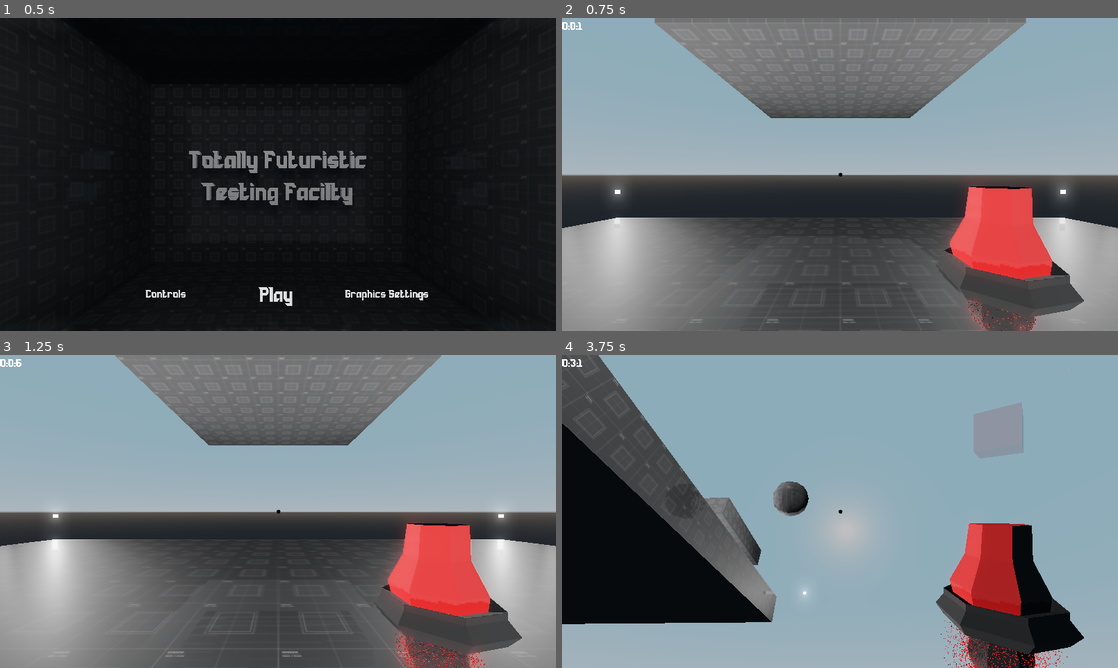
Above: before the commit, frames 1-4 (two rows, left to right).
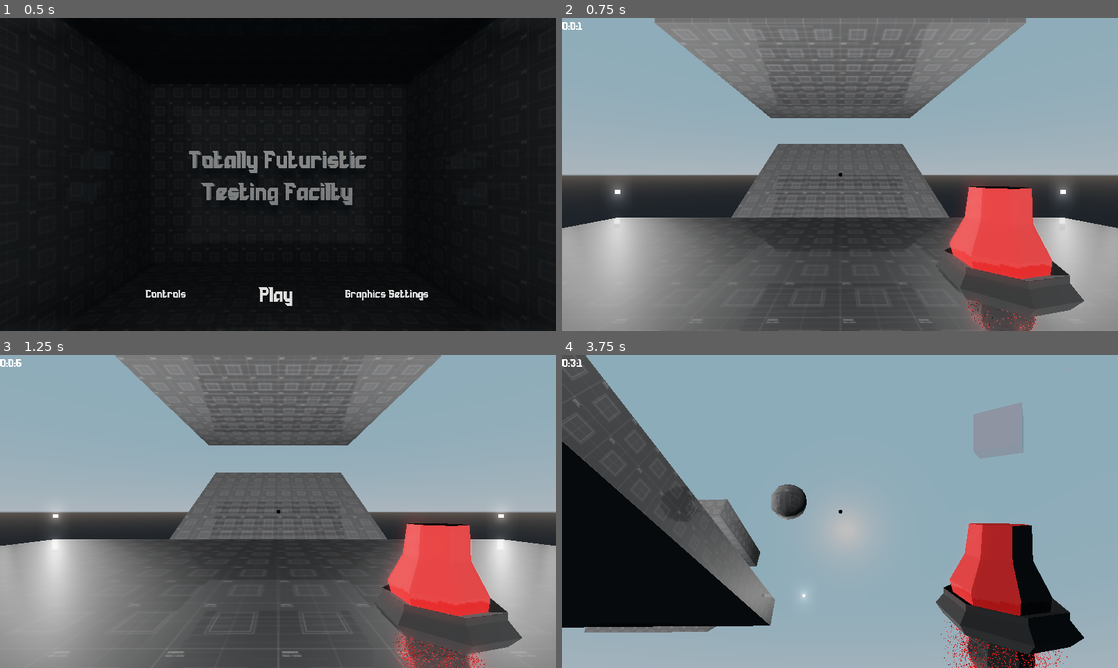
Above: after the commit, the same moments.

Repository: Benjols/Totally-Futuristic-Testing-Facility
Game: Godot game, scene res://Scenes/menus/Title Screen/Title Screen.tscn
Two runs of this game, one before a commit and one after it. Both use one fixed random seed, a clock stepped at 60 frames per second and the inputs below.
Inputs (mouse positions are in pixels of both pictures, inside the frame that each line leads up to):
- Up to frame 1 (0.5 s): no input
- Up to frame 2 (0.75 s): click "Play" at 0.5 s
- Up to frame 3 (1.25 s): no input
- Up to frame 4 (3.75 s): move the mouse to (867, 511) at 1.27 s; hold D (move_right) 1.28-2.03 s; click (867, 511) at 1.35 s; tap Space (jump) at 1.52, 2.27 s; tap 1 (wall) at 1.55, 2.1, 3.05 s; move the mouse to (812, 511) at 2.02 s; hold S (move_backward) 2.03-2.78 s; click (812, 511) at 2.3 s; move the mouse to (851, 505) at 2.77 s; hold D (move_right) from 2.78 s (still down); tap 2 (biggerWall) at 2.85 s; move the mouse to (834, 517) at 3.52 s; tap W (move_foward) at 3.6 s

Frame 1 is identical in both runs. In frame 2, 6.8% of the frame differs, in the area x 30-70%, y 40-64%; in frame 3, 6.2%; in frame 4, 3.9%.

Commit message:
Build on walls!
block now rotates when building on angled surfaces (not very accurate) and prevents the player to build while the block is overlapping with him, preventing any game breaking bugs

Diff:
--- a/Scenes/Levels/testLevel.tscn
+++ b/Scenes/Levels/testLevel.tscn
@@ -66,6 +66,12 @@
 depth = 10.0
 material = ExtResource( 1 )
 
+[node name="CSGBox6" type="CSGBox" parent="CSGCombiner"]
+transform = Transform( 1, 0, 0, 0, -0.866025, 0.5, 0, -0.5, -0.866025, 0, 2, -14 )
+width = 10.0
+depth = 10.0
+material = ExtResource( 1 )
+
 [node name="NewFPS" parent="." instance=ExtResource( 3 )]
 transform = Transform( 0.25, 0, 0, 0, 0.25, 0, 0, 0, 0.25, 0, 3, 0 )
 
--- a/Scenes/Player/NewFPS.tscn
+++ b/Scenes/Player/NewFPS.tscn
@@ -7,9 +7,9 @@
 [ext_resource path="res://Materials/kenney_prototypetextures/PNG/Dark/texture_12.png" type="Texture" id=6]
 [ext_resource path="res://Scenes/Player/hands/floater selector.tscn" type="PackedScene" id=8]
 
-[sub_resource type="CapsuleShape" id=1]
+[sub_resource type="CylinderShape" id=1]
 radius = 1.5
-height = 3.0
+height = 6.0
 
 [node name="NewFPS" type="KinematicBody" groups=[
 "Player",
@@ -112,8 +112,8 @@
 enabled = true
 cast_to = Vector3( 0, -1.5, 0 )
 
-[node name="CollisionShape" type="CollisionShape" parent="."]
-transform = Transform( 1, 0, 0, 0, -1.62921e-07, -1, 0, 1, -1.62921e-07, 0, 0, 0 )
+[node name="CollisionShape2" type="CollisionShape" parent="."]
+transform = Transform( 1, 0, 0, 0, 1, -1.1921e-07, 0, 1.1921e-07, 1, 0, 0, 0 )
 shape = SubResource( 1 )
 
 [node name="Timer" type="Timer" parent="."]
--- a/Scenes/Player/abilities/WallSprite.tscn
+++ b/Scenes/Player/abilities/WallSprite.tscn
@@ -7,6 +7,9 @@
 material = ExtResource( 1 )
 size = Vector3( 4, 4, 4 )
 
+[sub_resource type="BoxShape" id=2]
+extents = Vector3( 2, 2, 2 )
+
 [node name="WallSprite" type="Spatial"]
 script = ExtResource( 2 )
 
@@ -14,3 +17,12 @@
 transform = Transform( 1, 0, 0, 0, 1, 0, 0, 0, 1, 0, 2, 0 )
 mesh = SubResource( 1 )
 material/0 = null
+
+[node name="Area" type="Area" parent="MeshInstance"]
+collision_layer = 2147483652
+collision_mask = 6
+
+[node name="CollisionShape" type="CollisionShape" parent="MeshInstance/Area"]
+shape = SubResource( 2 )
+[connection signal="body_entered" from="MeshInstance/Area" to="." method="_on_Area_body_entered"]
+[connection signal="body_exited" from="MeshInstance/Area" to="." method="_on_Area_body_exited"]
--- a/Scripts/background processes/GameSaving.gd
+++ b/Scripts/background processes/GameSaving.gd
@@ -7,4 +7,4 @@
 var failures = 0
 
 var buildState = 0
-var blockRotation
+var buildable = true
--- a/Scripts/player/NewFPS.gd
+++ b/Scripts/player/NewFPS.gd
@@ -152,6 +152,8 @@
 
 	speedrun.set_text(str(saver.m)+":"+str(saver.s)+":"+str(saver.ms))
 
+	pointer.get_collision_normal()
+
 func _on_Pause_button_up():
 	paused = 0
 
@@ -178,7 +180,7 @@
 		if Input.is_action_just_pressed("biggerWall"):
 			pointer.get_child(0).queue_free()
 			saver.buildState = 2
-		if Input.is_action_just_pressed("place"):
+		if Input.is_action_just_pressed("place") and saver.buildable:
 			place()
 	elif  saver.buildState == 2:
 		if !pointer.get_child(0):
@@ -190,7 +192,7 @@
 		if Input.is_action_just_pressed("biggerWall"):
 			pointer.get_child(0).queue_free()
 			saver.buildState = 0
-		if Input.is_action_just_pressed("place"):
+		if Input.is_action_just_pressed("place") and saver.buildable:
 			place()
 
 func place():
--- a/Scripts/player/abilities/WallSprite.gd
+++ b/Scripts/player/abilities/WallSprite.gd
@@ -3,13 +3,14 @@
 onready var raycast = get_parent()
 onready var raycast_owner = get_parent().get_owner()
 onready var wall = preload("res://Scenes/Player/abilities/Wall.tscn")
+onready var saver = $"/root/GameSaving"
 
 
 func _ready():
 	set_as_toplevel(true)
 
 func _input(_event):
-	if Input.is_action_just_pressed("place"):
+	if Input.is_action_just_pressed("place") and saver.buildable:
 		var w = wall.instance()
 		w.global_transform = global_transform
 		get_tree().get_root().add_child(w)
@@ -18,8 +19,18 @@
 		queue_free()
 
 func _process(delta):
+	var normalx = raycast.get_collision_normal().x
+	var normalz = raycast.get_collision_normal().z
 	global_transform.origin = raycast.get_collision_point()
-	var originalRot = Quat(transform.basis.get_rotation_quat())
-	var angledRot = Quat(raycast.get_collision_normal())
-	var c = originalRot.slerp(angledRot, 1)
-	transform.basis = Basis(c)
+	rotation.x = normalx * 1.57079642311
+	rotation.z = normalz * 1.57079642311
+	rotation_degrees.y = 90 + raycast_owner.rotation.y
+
+
+func _on_Area_body_entered(body):
+	self.visible = false
+	saver.buildable = false
+
+func _on_Area_body_exited(body):
+	self.visible = true
+	saver.buildable = true
Not shown: 1 places in Scenes/Player/abilities/WallSprite.tscn that only renumber resources
